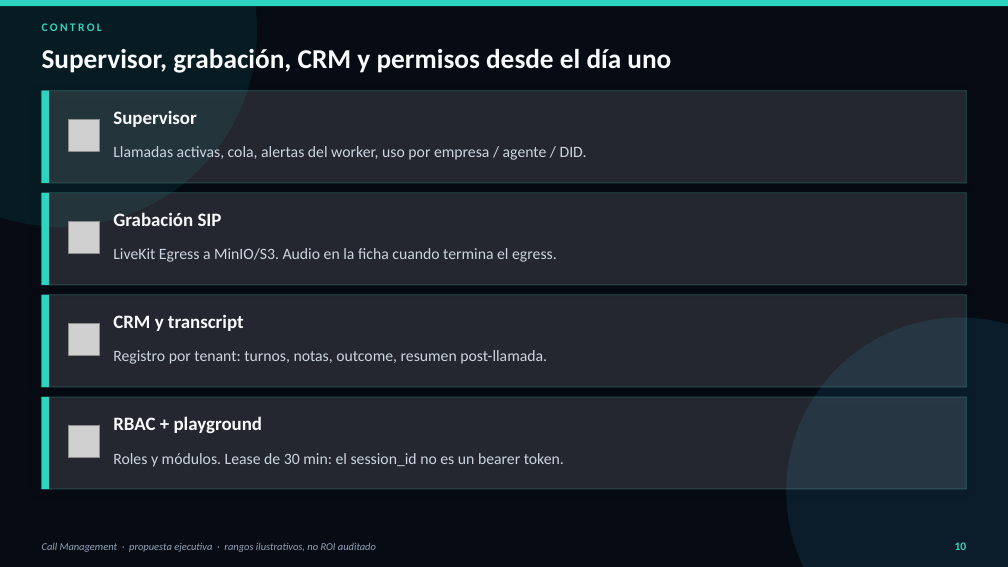
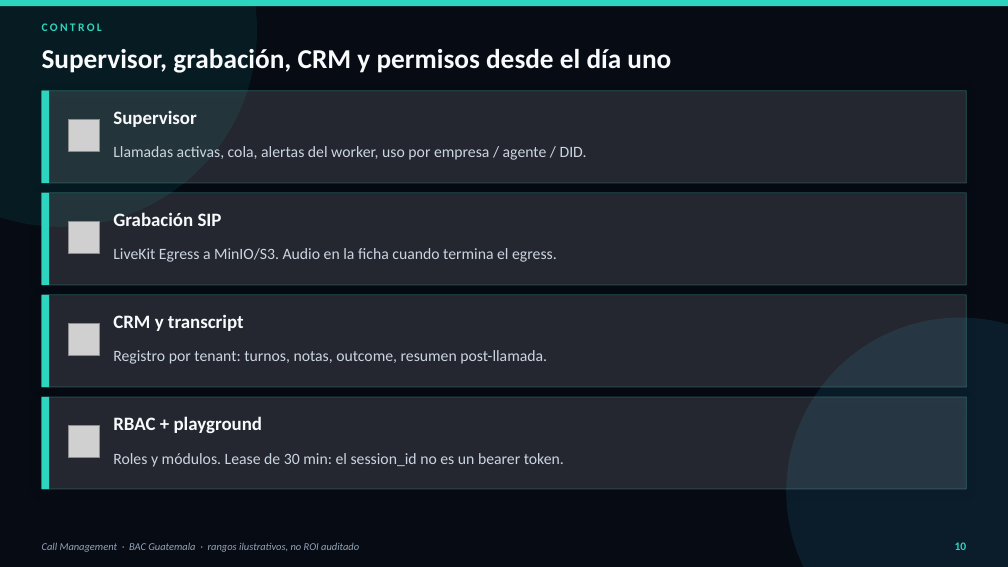
Before and after one commit to Zombie10/CallManagement, a slide deck: slide 10 of docs/Propuesta_Callcenter_Bancario.pptx. Drawn at 1008x567 pixels with LibreOffice and Linux fonts; fonts in the diff are those of the drawing; grey boxes stand for pictures. Boxes give left, top, right and bottom in pixels: in the first picture for what was removed or moved away, otherwise in the second. Text is boxed around its words. In the diff, an @@ line names an element or a change of style, - is before the commit and + after.

Commit message:
docs: retarget executive proposal to BAC Guatemala
HTML and PPTX now address BAC Credomatic Guatemala (Spanish first line,
America/Guatemala calendar, local DID piloto). Cost/benefit ranges stay
illustrative. Tests require BAC + Guatemala in both artifacts.

```diff
--- a/docs/Propuesta_Callcenter_Bancario.pptx
+++ b/docs/Propuesta_Callcenter_Bancario.pptx
@@ text at (x1=42, y1=542, x2=359, y2=552): text changed @@
-Call Management · propuesta ejecutiva · rangos ilustrativos, no ROI auditado
+Call Management · BAC Guatemala · rangos ilustrativos, no ROI auditado
```
Also in this commit, not shown: 11 other slides changed, 4 other files.
